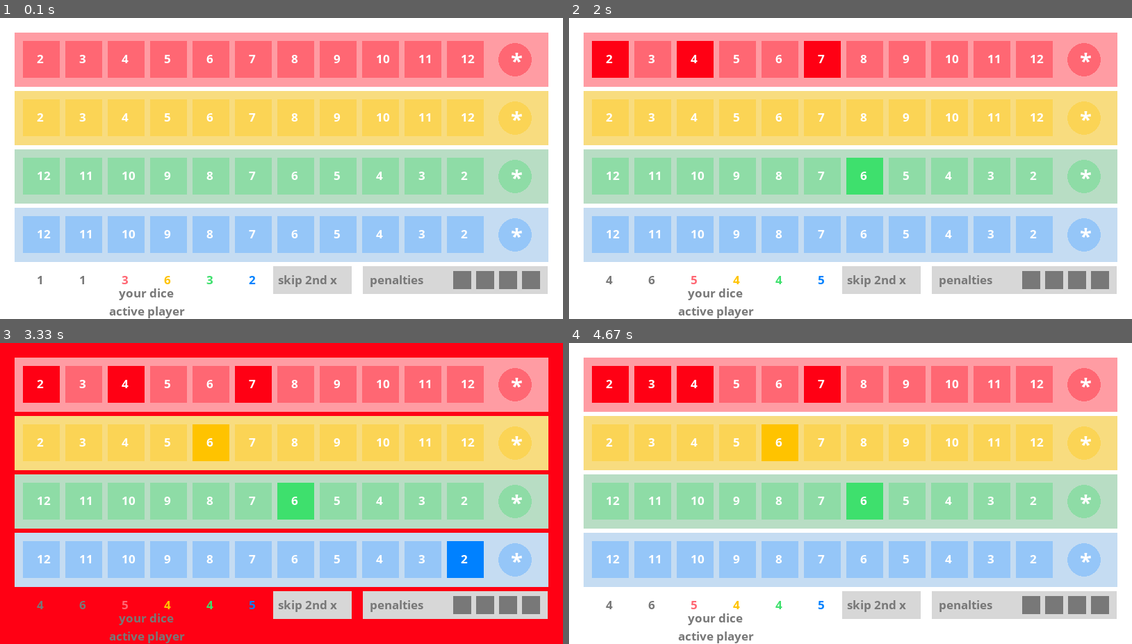
Above: before the commit, frames 1-4 (two rows, left to right).
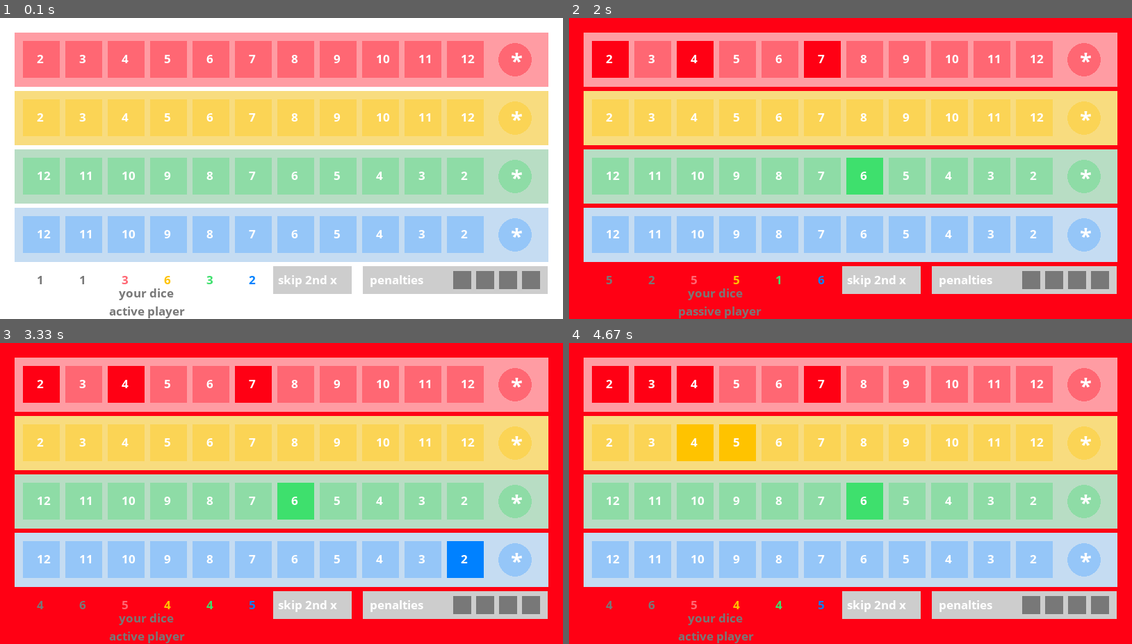
Above: after the commit, the same moments.

Repository: sjanetzki/qwixx-trainer
Game: pygame game, started from game.py
Same seed, same stepped clock (60 frames per second), same inputs: the game is played once before the commit and once after it.
Inputs (mouse positions are in pixels of both pictures, inside the frame that each line leads up to):
- Up to frame 1 (0.1 s): no input
- Up to frame 2 (2 s): click (850, 168) at 0.38 s; click "2" at 0.72 s; click "4" at 1.05 s; click (704, 57) at 1.38 s; click "7" at 1.72 s
- Up to frame 3 (3.33 s): click (202, 430) at 2.55 s; click (191, 394) at 2.9 s; click (478, 571) at 3.22 s
- Up to frame 4 (4.67 s): click (1053, 469) at 3.55 s; click (687, 436) at 3.88 s; click "5" at 4.22 s; click "3" at 4.55 s

The runs differ from the first frame. In frame 1, 0.3% of the frame differs, in the area x 49-76%, y 85-90%; in frame 2, 27%; in frame 3, 1.1%; in frame 4, 30%, in the area x 0-100%, y 0-100%.

Commit message:
#2 Add skip button for active and passive player

Diff:
--- a/ai_player.py
+++ b/ai_player.py
@@ -66,17 +66,16 @@
     def _find_best_turns(self, possibilities, is_active_player) -> List[CrossPossibility]:
         # return possibilities[-1]
         max_turns_strength = -1000
-        best_turns = None
+        best_turn = None
         for possibility in possibilities:
             turns_strength = self._get_sum_situation_(self._get_situation(is_active_player, possibility))
             if turns_strength > max_turns_strength:
-                best_turns = possibility
+                best_turn = possibility
                 max_turns_strength = turns_strength
-        return best_turns
+        return best_turn
 
     def cross_active(self, lst_eyes) -> List[CrossPossibility]:
         super().cross_active(lst_eyes)
-
         sleep(1)
         possibilities = self.get_possibilities_active(lst_eyes)
         return self._find_best_turns(possibilities, True)
@@ -101,6 +100,5 @@
 
     def cross_passive(self, lst_eyes):
         super().cross_passive(lst_eyes)
-
         possibilities = self.get_possibilities_passive(lst_eyes)
         return self._find_best_turns(possibilities, False)
--- a/game.py
+++ b/game.py
@@ -44,16 +44,14 @@
 
     def make_turn(self, player_index, turn, is_active_player, lst_eyes):
         is_turn_valid = turn.row == 4 \
-                         or (is_active_player
-                             and (lst_eyes[0] + lst_eyes[1] == turn.eyes
-                                  or lst_eyes[0] + lst_eyes[turn.row + 2] == turn.eyes
-                                  or lst_eyes[1] + lst_eyes[turn.row + 2] == turn.eyes)) \
-                         or (not is_active_player
-                             and lst_eyes[0] + lst_eyes[1] == turn.eyes)
+                        or (is_active_player
+                            and (lst_eyes[0] + lst_eyes[1] == turn.eyes
+                                 or lst_eyes[0] + lst_eyes[turn.row + 2] == turn.eyes
+                                 or lst_eyes[1] + lst_eyes[turn.row + 2] == turn.eyes)) \
+                        or (not is_active_player
+                            and lst_eyes[0] + lst_eyes[1] == turn.eyes)
 
         is_turn_valid &= self.lst_boards[player_index].cross(turn, self.completed_lines, is_active_player)
-        if not (is_turn_valid or isinstance(self.lst_player[player_index], HumanPlayer)):
-            pass
         assert (is_turn_valid or isinstance(self.lst_player[player_index], HumanPlayer))
         if not is_turn_valid:
             self.lst_player[player_index].inform_about_invalid_turn()
@@ -61,19 +59,43 @@
 
     def play(self) -> None:
         while True:
-            for active_player_index in range(self.player_count):
+            for active_player_index in range(self.player_count):        # todo smaller methods e.g. make_turns_for_player
                 lst_eyes = self.dice.throw()
-                is_turn_valid = False
                 for player_index in range(self.player_count):
                     player = self.lst_player[player_index]
-                    while not is_turn_valid:
-                        if active_player_index != player_index:
-                            turns = player.cross_passive(lst_eyes)
-                        else:
-                            turns = player.cross_active(lst_eyes)
-                        for turn in turns:
-                            is_turn_valid = self.make_turn(player_index, turn, player_index == active_player_index,
-                                                           lst_eyes)
+                    is_active_player = player_index == active_player_index
+
+                    if isinstance(player, HumanPlayer) and is_active_player:
+                        is_turn_valid = False
+                        turn_index = 0
+                        while not is_turn_valid:
+                            turns = player.cross_active(lst_eyes, turn_index)
+                            assert (len(turns) == 1)
+                            is_turn_valid = self.make_turn(player_index, turns[0], is_active_player, lst_eyes)
+                        turn_index += 1
+                        is_turn_valid = False
+                        while not is_turn_valid:
+                            turns = player.cross_active(lst_eyes, turn_index)
+                            assert (len(turns) <= 1)
+                            if len(turns) != 0:
+                                is_turn_valid = self.make_turn(player_index, turns[0], is_active_player, lst_eyes)
+                            else:
+                                is_turn_valid = True
+
+                    else:
+                        is_turn_valid = False
+                        while not is_turn_valid:
+                            if is_active_player:
+                                turns = player.cross_active(lst_eyes)
+                                assert (1 <= len(turns) <= 2)
+                                # assert (len(turns) in (1, 2))
+                            else:
+                                turns = player.cross_passive(lst_eyes)
+                                assert (len(turns) <= 1)
+                            for turn in turns:
+                                is_turn_valid = self.make_turn(player_index, turn, is_active_player, lst_eyes)
+                            if len(turns) == 0:
+                                is_turn_valid = True
 
                 # inform all players about new game situation AFTER they made their turns
                 for player_index in range(self.player_count):
--- a/human_player.py
+++ b/human_player.py
@@ -7,12 +7,14 @@
         super().cross_passive(lst_eyes)
 
         assert (self.ui is not None)
-        return [self.ui.get_turn()]
+        wish = self.ui.get_turn()
+        if wish != "skip":
+            return [wish]
+        return []
 
-    def cross_active(self, lst_eyes):
+    def cross_active(self, lst_eyes, turn_index):
         super().cross_active(lst_eyes)
 
-        wish = list()
         white_0 = lst_eyes[0]
         white_1 = lst_eyes[1]
         red = lst_eyes[2]
@@ -23,10 +25,22 @@
         print(" You got white_0 {}".format(white_0) + " and white_1 {}".format(white_1))
         print("Your Colors are red {}".format(red) + ", yellow {}".format(yellow) + ", green {}".format(green) +
               ", blue {}.".format(blue))
-        assert(self.ui is not None)
-        wish.append(self.ui.get_turn())
-        wish.append(self.ui.get_turn())
-        return wish
+        assert (self.ui is not None)
+
+        # get 1st turn
+        while turn_index == 0:
+            wish = self.ui.get_turn()
+            # active player is not allowed to skip first cross
+            if wish == "skip":
+                self.inform_about_invalid_turn()
+            else:
+                return [wish]
+
+        # get 2nd turn
+        wish = self.ui.get_turn()
+        if wish != "skip":
+            return [wish]
+        return []
 
     def end(self, points):
         print("Your points: {}".format(points))
--- a/ui_pygame.py
+++ b/ui_pygame.py
@@ -10,7 +10,7 @@
 
     black = (0, 0, 0)  # upper- or lowercase letters?
     dark_grey = (120, 120, 120)
-    light_grey = (215, 215, 215)
+    light_grey = (205, 205, 205)
     white = (255, 255, 255)
     light_red = (255, 156, 163)
     red = (255, 103, 115)
@@ -113,15 +113,16 @@
         for eyes in range(1, 5):
             self.button(eyes, PyGameUi.penalty_button_length, PyGameUi.penalty_button_length, PyGameUi.dark_grey,
                         PyGameUi.black)
-        text = font.render("penalties", True, PyGameUi.dark_grey)
+        text = font.render("penalties", True, PyGameUi.white)
         self.screen.blit(text, [PyGameUi.penalty_box_x + PyGameUi.penalty_text_x_offset,
                                 PyGameUi.penalty_box_y + PyGameUi.penalty_text_y_offset])
 
         pygame.draw.rect(self.screen, PyGameUi.light_grey,
                          [PyGameUi.skip_button_x, PyGameUi.penalty_box_y, PyGameUi.skip_button_x_length,
                           PyGameUi.penalty_box_y_length], 0)
-        # self.button(0, 50, 20, PyGameUi.light_grey, PyGameUi.dark_grey) # todo
-        text = font.render("skip 2nd x", True, PyGameUi.dark_grey)
+        self.button(0, PyGameUi.skip_button_x_length, PyGameUi.penalty_box_y_length, PyGameUi.light_grey,
+                    PyGameUi.dark_grey)
+        text = font.render("skip 2nd x", True, PyGameUi.white)
         self.screen.blit(text, [PyGameUi.skip_button_x + PyGameUi.penalty_text_y_offset,
                                 PyGameUi.penalty_box_y + PyGameUi.penalty_text_y_offset])
 
@@ -193,7 +194,7 @@
                 pygame.draw.rect(self.screen, inactive_color, (x, y, w, h))
 
     def click_button(self, x, active_color) -> bool:  # comparable to 'cross()'
-        """sets a cross chosen by the player"""
+        """sets a cross chosen by the player, chooses a penalty, or skips one turn"""
         if self.is_mouse_down or self.last_action is not None:
             return False
         self.is_mouse_down = True
@@ -214,6 +215,9 @@
         if row == PyGameUi.black and eyes - 1 == self.penalties:
             self.last_action = CrossPossibility(4, None)
 
+        if row == PyGameUi.dark_grey:
+            self.last_action = "skip"
+
     @staticmethod
     def close():
         pygame.quit()
@@ -235,18 +239,20 @@
 
     @staticmethod
     def convert_eyes_to_coordinates(row, eyes, circle):
-        assert (row in range(5))
+        assert (row in range(6))
         if circle:
-            return (PyGameUi.circle_x, PyGameUi.circle_y * (row + 1) + PyGameUi.circle_radius * row)
+            return PyGameUi.circle_x, PyGameUi.circle_y * (row + 1) + PyGameUi.circle_radius * row
         if row < 2:
             return (PyGameUi.button_x + PyGameUi.button_x_distance * eyes,
                     PyGameUi.button_y * (row + 1) + (PyGameUi.box_y_distance - PyGameUi.button_y) * row)  # x, y
         if row < 4:
             return (PyGameUi.button_x + PyGameUi.button_x_distance * (10 - eyes)), (PyGameUi.button_y * (row + 1) + (
                     PyGameUi.box_y_distance - PyGameUi.button_y) * row)  # todo why 10 and not 12?
-        return (PyGameUi.penalty_box_x + PyGameUi.penalty_button_x_offset + (
-                PyGameUi.penalty_button_length + PyGameUi.penalty_text_y_offset) * eyes,
-                PyGameUi.penalty_box_y + PyGameUi.penalty_text_y_offset)
+        if row == 4:
+            return (PyGameUi.penalty_box_x + PyGameUi.penalty_button_x_offset + (
+                    PyGameUi.penalty_button_length + PyGameUi.penalty_text_y_offset) * eyes,
+                    PyGameUi.penalty_box_y + PyGameUi.penalty_text_y_offset)
+        return PyGameUi.skip_button_x, PyGameUi.penalty_box_y
 
     @staticmethod
     def convert_color_to_row(color):
@@ -260,6 +266,8 @@
             return 3
         if color == PyGameUi.black:
             return 4
+        if color == PyGameUi.dark_grey:
+            return 5
 
     @staticmethod
     def convert_number_to_color(number, is_dice=False):
